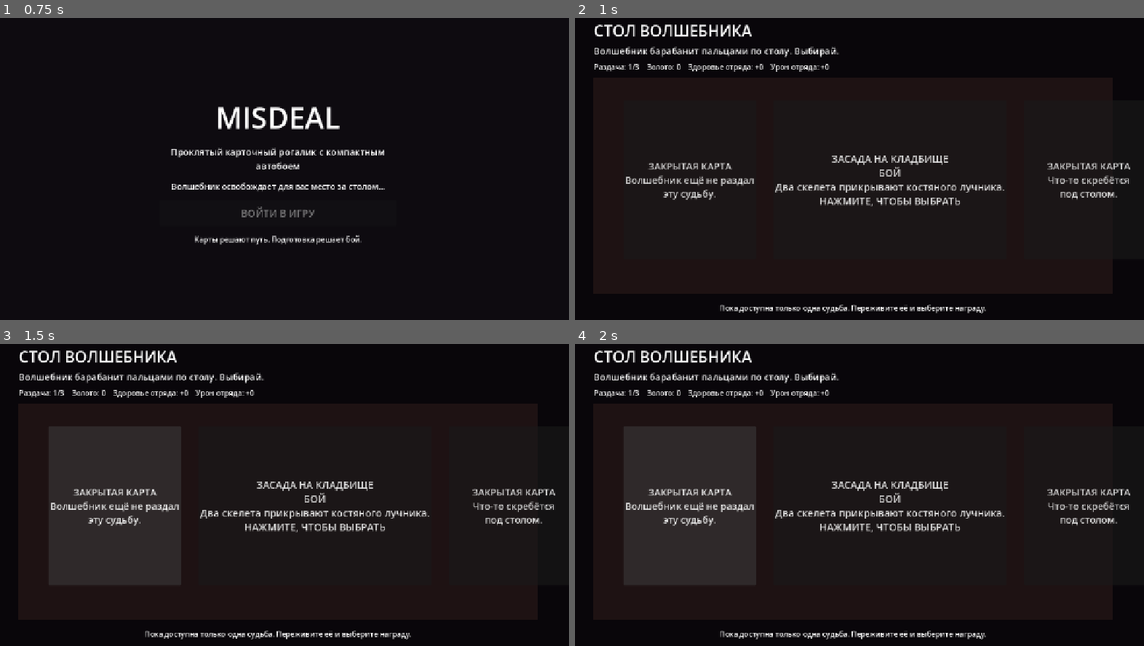
Above: before the commit, frames 1-4 (two rows, left to right).
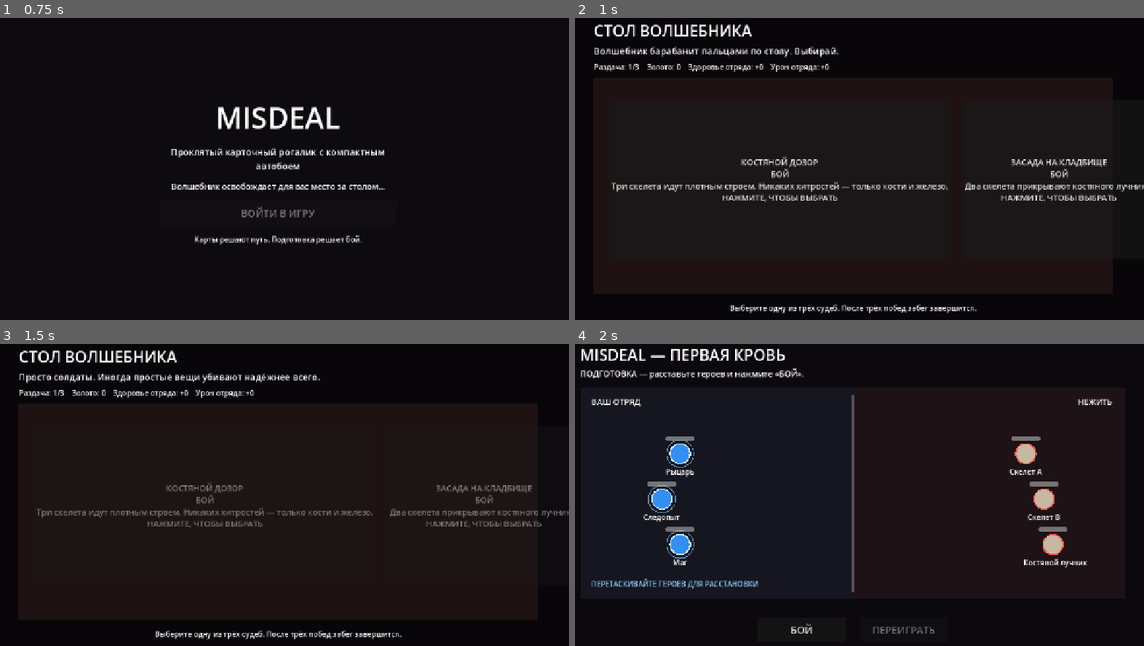
Above: after the commit, the same moments.

Repository: zampolit73/Misdeal
Game: Godot game, scene res://scenes/main/main.tscn
The game is run twice, just before and just after one commit, with the same random seed, the same clock (stepped at 60 frames per second) and the same inputs.
Inputs (mouse positions are in pixels of both pictures, inside the frame that each line leads up to):
- Up to frame 1 (0.75 s): click "ВОЙТИ В ИГРУ" at 0.5 s
- Up to frame 2 (1 s): no input
- Up to frame 3 (1.5 s): click (113, 507) at 1.25 s, where only the run before the commit has a clickable "ЗАКРЫТАЯ КАРТА Волшебник ещё …"
- Up to frame 4 (2 s): no input

Frame 1 is identical in both runs. In frame 2, 4.9% of the frame differs, in the area x 6-100%, y 45-98%; in frame 3, 5.5%; in frame 4, 19%, in the area x 1-98%, y 1-98%.
Error before the commit: Invalid assignment of property or key 'text' with value of type 'String' on a base object of type 'null instance'. (res://scripts/table/table.gd:28)

Commit message:
Show three playable table cards

Diff:
--- a/scenes/table/table.tscn
+++ b/scenes/table/table.tscn
@@ -54,46 +54,33 @@
 offset_right = 1210.0
 offset_bottom = 148.0
 theme_override_font_sizes/font_size = 16
-text = "Пережито раздач: 0    Золото: 0    Здоровье отряда: +0    Урон отряда: +0"
+text = "Раздача: 1/3    Золото: 0    Здоровье отряда: +0    Урон отряда: +0"
 
 [node name="Cards" type="HBoxContainer" parent="."]
-offset_left = 135.0
+offset_left = 105.0
 offset_top = 205.0
-offset_right = 1145.0
+offset_right = 1175.0
 offset_bottom = 555.0
-theme_override_constants/separation = 38
+theme_override_constants/separation = 28
 alignment = 1
 
-[node name="LockedCardLeft" type="Button" parent="Cards"]
-custom_minimum_size = Vector2(285, 330)
+[node name="BonePatrolCard" type="Button" parent="Cards"]
+custom_minimum_size = Vector2(320, 330)
 layout_mode = 2
-theme_override_font_sizes/font_size = 21
-text = "ЗАКРЫТАЯ КАРТА
-
-Волшебник ещё не раздал
-эту судьбу."
+theme_override_font_sizes/font_size = 18
+text = "КОСТЯНОЙ ДОЗОР"
 
 [node name="GraveyardCard" type="Button" parent="Cards"]
-custom_minimum_size = Vector2(285, 330)
+custom_minimum_size = Vector2(320, 330)
 layout_mode = 2
-theme_override_font_sizes/font_size = 22
-text = "ЗАСАДА НА КЛАДБИЩЕ
+theme_override_font_sizes/font_size = 18
+text = "ЗАСАДА НА КЛАДБИЩЕ"
 
-Бой
-
-Трое беспокойных мертвецов
-ждут за завесой.
-
-НАЖМИТЕ, ЧТОБЫ ВЫБРАТЬ"
-
-[node name="LockedCardRight" type="Button" parent="Cards"]
-custom_minimum_size = Vector2(285, 330)
+[node name="GallowsVolleyCard" type="Button" parent="Cards"]
+custom_minimum_size = Vector2(320, 330)
 layout_mode = 2
-theme_override_font_sizes/font_size = 21
-text = "ЗАКРЫТАЯ КАРТА
-
-Что-то скребётся
-под столом."
+theme_override_font_sizes/font_size = 18
+text = "ЗАЛП С ВИСЕЛИЦЫ"
 
 [node name="Hint" type="Label" parent="."]
 mouse_filter = 2
@@ -102,5 +89,5 @@
 offset_right = 1210.0
 offset_bottom = 685.0
 theme_override_font_sizes/font_size = 16
-text = "Пока доступна только одна судьба. Переживите её и выберите награду."
+text = "Выберите одну из трёх судеб. После трёх побед забег завершится."
 horizontal_alignment = 1
